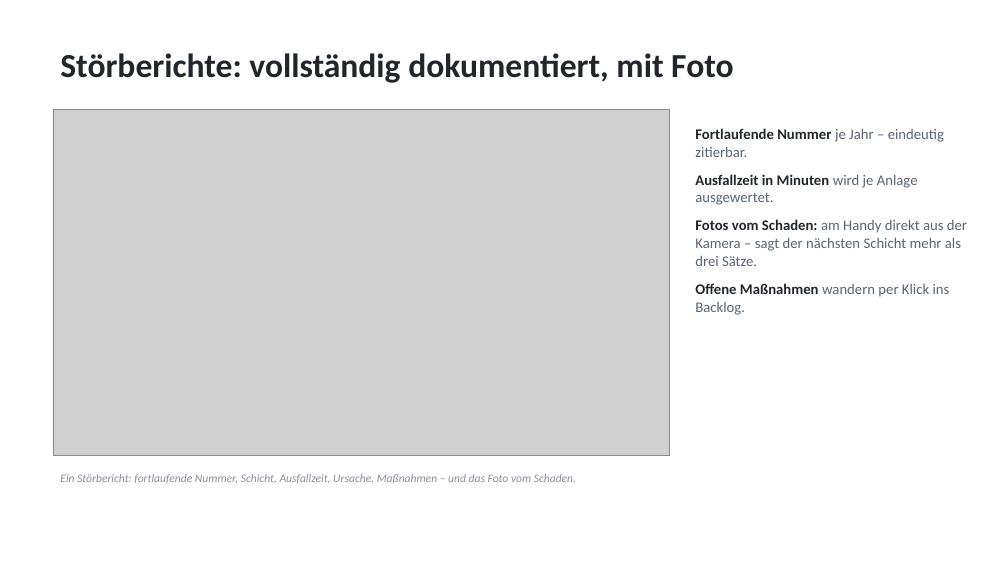
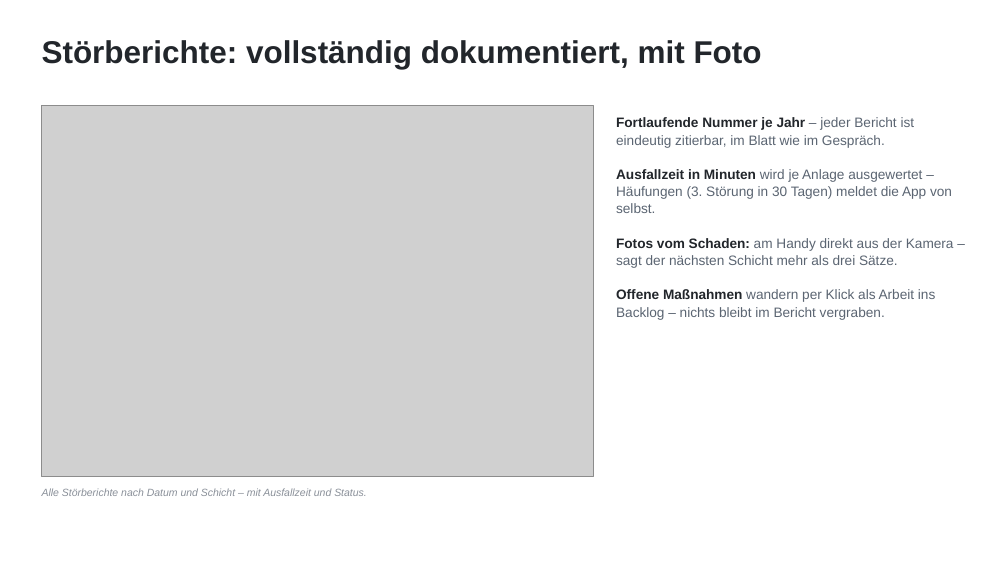
Before and after one commit to ciraciroberto90-debug/WerkstattKalender, a slide deck: slide 8 of doku/Werkstatt-Cockpit-Vorstellung.pptx (slide 6 before the commit). Drawn at 1008x567 pixels with LibreOffice and Linux fonts; fonts in the diff are those of the drawing; grey boxes stand for pictures. Boxes give left, top, right and bottom in pixels: in the first picture for what was removed or moved away, otherwise in the second. Text is boxed around its words. In the diff, an @@ line names an element or a change of style, - is before the commit and + after.

```diff
--- a/doku/Werkstatt-Cockpit-Vorstellung.pptx
+++ b/doku/Werkstatt-Cockpit-Vorstellung.pptx
@@ text "Störberichte: vollständig dokumentiert, mit Foto" moved from (x1=60, y1=53, x2=733, y2=83) to (x1=42, y1=40, x2=762, y2=69) @@
@@ text "Störberichte: vollständig dokumentiert, mit Foto" at (x1=42, y1=40, x2=762, y2=69): size 32 to 30 pt, font Calibri to Arial @@
@@ picture resized from (x1=53, y1=110, x2=669, y2=456) to (x1=42, y1=106, x2=594, y2=476) @@
@@ text at (x1=616, y1=117, x2=952, y2=213): text changed; size 14 to 13 pt; font Calibri to Arial @@
-• Fortlaufende Nummer je Jahr – eindeutig zitierbar.
-• Ausfallzeit in Minuten wird je Anlage ausgewertet.
+Fortlaufende Nummer je Jahr – jeder Bericht ist eindeutig zitierbar, im Blatt wie im Gespräch.
+Ausfallzeit in Minuten wird je Anlage ausgewertet – Häufungen (3. Störung in 30 Tagen) meldet die App von selbst.
@@ text "Fortlaufende Nummer je Jahr – ..." moved from (x1=695, y1=128, x2=967, y2=315) to (x1=616, y1=117, x2=954, y2=320) @@
@@ text at (x1=616, y1=238, x2=954, y2=268): size 14 to 13 pt, font Calibri to Arial in "Fotos vom Schaden: am Handy direkt aus ..."; bullet • to none; line spacing 1 to 1.05 @@
@@ text at (x1=616, y1=289, x2=935, y2=320): text changed; size 14 to 13 pt; font Calibri to Arial @@
-• Offene Maßnahmen wandern per Klick ins Backlog.
+Offene Maßnahmen wandern per Klick als Arbeit ins Backlog – nichts bleibt im Bericht vergraben.
@@ text removed at (x1=60, y1=474, x2=576, y2=483) @@
-Ein Störbericht: fortlaufende Nummer, Schicht, Ausfallzeit, Ursache, Maßnahmen – und das Foto vom Schaden.
@@ text added at (x1=42, y1=488, x2=367, y2=496), 10 pt, text #8A9099, italic @@
+Alle Störberichte nach Datum und Schicht – mit Ausfallzeit und Status.
```
Also in this commit, not shown: 5 other slides changed, 11 slides added, 5 slides removed, 7 other files.
